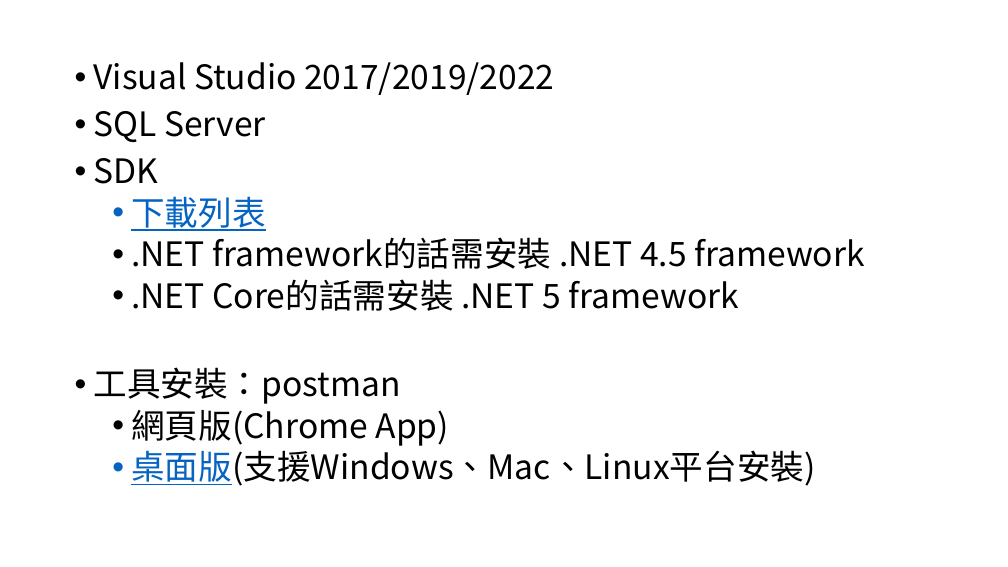
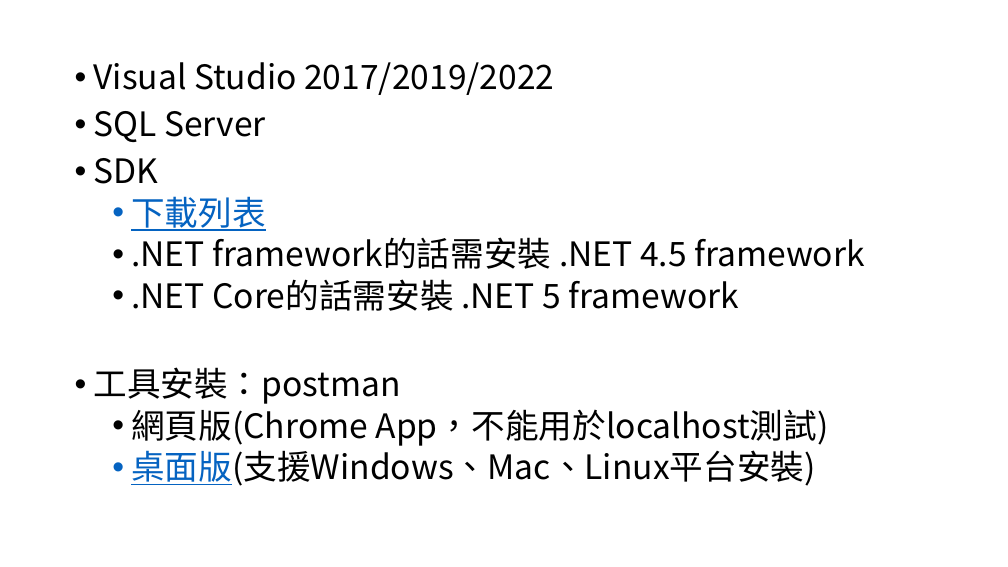
Before and after one commit to HueiYou/WebApiPractice, a slide deck: slide 6 of Web API教學與實做.pptx. Drawn at 1008x567 pixels with LibreOffice and Linux fonts; fonts in the diff are those of the drawing. Boxes give left, top, right and bottom in pixels: in the first picture for what was removed or moved away, otherwise in the second. Text is boxed around its words. In the diff, an @@ line names an element or a change of style, - is before the commit and + after.

Commit message:
PPT文檔補充更新

```diff
--- a/Web API教學與實做.pptx
+++ b/Web API教學與實做.pptx
@@ text at box(131, 403, 829, 446): text changed @@
-  • 網頁版(Chrome App)
+  • 網頁版(Chrome App，不能用於localhost測試)
```
